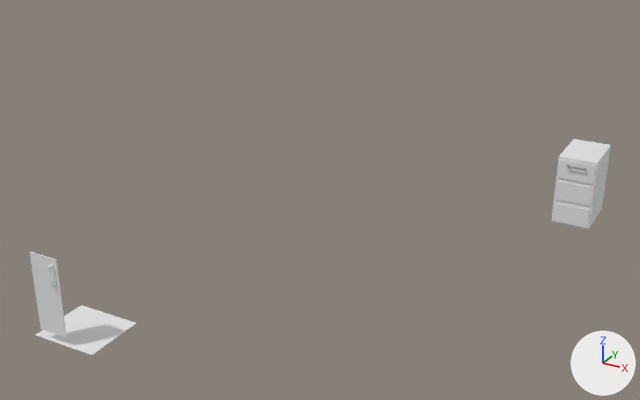
Before and after pictures for a commit that changed the Blender file @ Modelos/Gabinetes.blend.
Both versions are drawn from a 50 mm camera at (2.12, -7.33, 4.3) aimed at (-1.97, 0.1, 0.59). Arrows for +X, +Y and +Z are at lower right; the lights stay in place. The older version comes first.

Names of what the first picture shows: 'HandleBackup.003', 'PisoBackup', 'PisoBackup.001', 'PisoBackup.002', 'PisoBackup.003', 'PisoBackup.004', 'PuertaBackup' and 1 more.
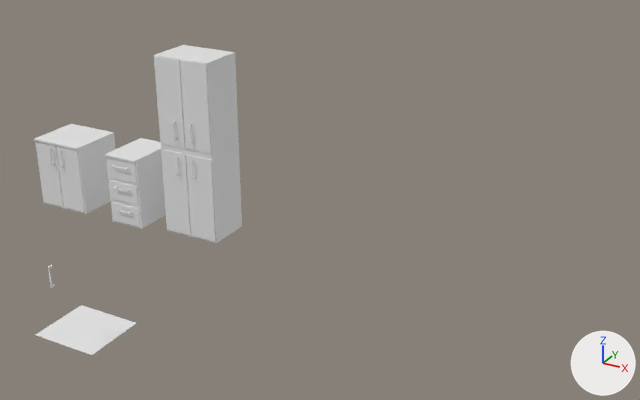
Commit message: Modelado de Gabinetes

Patch to the scene script:
```diff
--- a/@ Modelos/Gabinetes.blend.py
+++ b/@ Modelos/Gabinetes.blend.py
@@ ob_depuertas @@
 ob_depuertas = bpy.data.objects.new('DePuertas', me_plane)
-ob_depuertas.location = (-3.5, 1.7, 0.0)
-ob_depuertas.hide_set(True)
+ob_depuertas.location = (-5.13, -0.1, 0.0)
@@ ob_puertap_r @@
 ob_puertap_r.location = (0.0, 0.0, 0.0)
-ob_puertap_r.hide_set(True)
@@ ob_puertap_l @@
 ob_puertap_l.location = (0.0, 0.0, 0.0)
-ob_puertap_l.hide_set(True)
@@ ob_alacena @@
 ob_alacena = bpy.data.objects.new('Alacena', me_plane_009)
-ob_alacena.location = (-2.6, 1.7, 0.0)
+ob_alacena.location = (-3.36, -0.09, 0.0)
 ob_alacena.scale = (0.335, 0.25, 1.0)
-ob_alacena.hide_set(True)
@@ ob_puertaa_bl @@
 ob_puertaa_bl.scale = (1.07, 1.25, 1.0)
-ob_puertaa_bl.hide_set(True)
@@ ob_puertaa_br @@
 ob_puertaa_br.scale = (1.07, 1.25, 1.0)
-ob_puertaa_br.hide_set(True)
@@ ob_puertaa_ul @@
 ob_puertaa_ul.scale = (1.07, 1.25, 1.0)
-ob_puertaa_ul.hide_set(True)
@@ ob_puertaa_ur @@
 ob_puertaa_ur.scale = (1.07, 1.25, 1.0)
-ob_puertaa_ur.hide_set(True)
@@ ob_puertabackup @@
-ob_puertabackup = bpy.data.objects.new('PuertaBackup', me_plane_004)
@@ ob_pisobackup_001 @@
-ob_pisobackup_001 = bpy.data.objects.new('PisoBackup.001', me_plane_018)
@@ ob_pisobackup_002 @@
 ob_pisobackup_002 = bpy.data.objects.new('PisoBackup.002', me_plane_020)
-ob_pisobackup_002.location = (0.02, 2.0, 0.51)
+ob_pisobackup_002.parent = ob_cajonerachica
+ob_pisobackup_002.location = (-0.18, -0.3, 0.51)
@@ ob_pisobackup_003 @@
 ob_pisobackup_003 = bpy.data.objects.new('PisoBackup.003', me_plane_021)
-ob_pisobackup_003.location = (0.02, 2.0, 0.77)
+ob_pisobackup_003.parent = ob_cajonerachica
+ob_pisobackup_003.location = (-0.18, -0.3, 0.77)
@@ ob_pisobackup_004 @@
 ob_pisobackup_004 = bpy.data.objects.new('PisoBackup.004', me_plane_022)
-ob_pisobackup_004.location = (0.02, 2.0, 0.24)
+ob_pisobackup_004.parent = ob_cajonerachica
+ob_pisobackup_004.location = (-0.18, -0.3, 0.24)
@@ ob_handlebackup_003 @@
 ob_handlebackup_003 = bpy.data.objects.new('HandleBackup.003', me_plane_025)
-ob_handlebackup_003.location = (0.11, 1.95, 0.72)
+ob_handlebackup_003.parent = ob_cajonerachica
+ob_handlebackup_003.location = (-0.09, -0.35, 0.46)
 ob_handlebackup_003.rotation_euler = (3.142, 0.0, 1.571)  # degrees (180, 0, 90)
@@ ob_handlebackup_001 @@
 ob_handlebackup_001 = bpy.data.objects.new('HandleBackup.001', me_plane_025)
-ob_handlebackup_001.location = (0.11, 1.95, 0.72)
+ob_handlebackup_001.parent = ob_cajonerachica
+ob_handlebackup_001.location = (-0.09, -0.35, 0.19)
 ob_handlebackup_001.rotation_euler = (3.142, 0.0, 1.571)  # degrees (180, 0, 90)
@@ ob_cajonerachica @@
+ob_cajonerachica = bpy.data.objects.new('CajoneraChica', me_plane_018_1)  # 28 vertices, 23 faces; spans x -0.2..0.225, y -0.3..0.3, z 0.0..0.8
+ob_cajonerachica.location = (-4.2, -0.1, 0.0)
@@ ob_depuertas_001 @@
+ob_depuertas_001 = bpy.data.objects.new('DePuertas.001', me_plane_023)  # 16 vertices, 10 faces; spans x -0.335..0.335, y -0.31..0.31, z -0.01..0.01; in mat_metal (its picture is missing)
+ob_depuertas_001.parent = ob_depuertas
+ob_depuertas_001.location = (-5.135, -0.11, 0.81)
@@ ob_tapacc @@
+ob_tapacc = bpy.data.objects.new('TapaCC', me_plane_019)  # a box spanning x -0.213..0.212, y -0.335..0.285, z -0.01..0.01
+ob_tapacc.parent = ob_cajonerachica
+ob_tapacc.location = (0.0125, 0.015, 0.81)
@@ ob_handlecc_u @@
+ob_handlecc_u = bpy.data.objects.new('HandleCC_U', me_plane_025)
+ob_handlecc_u.parent = ob_cajonerachica
+ob_handlecc_u.location = (-0.09, -0.35, 0.72)
+ob_handlecc_u.rotation_euler = (3.142, 0.0, 1.571)  # degrees (180, 0, 90)
+ob_handlecc_u.scale = (0.02, 0.1, 0.1)
```

Pixel boxes [x1, y1, x2, y2] of what changed, in the pictures (640 x 400 px):
'Alacena', shown
    after: [154, 45, 242, 243]
'PuertaA_UR', shown
    after: [180, 60, 211, 154]
'PuertaA_UL', shown
    after: [154, 56, 185, 148]
'DePuertas', shown
    after: [35, 134, 116, 214]
'CajoneraChica', added
    after: [106, 150, 166, 229]
'PisoBackup.001', deleted
    before: [551, 139, 611, 229]
'PuertaA_BR', shown
    after: [186, 155, 216, 242]
'PuertaBackup', deleted
    before: [30, 252, 67, 337]
'PuertaA_BL', shown
    after: [161, 149, 191, 235]
'PuertaP_R', shown
    after: [57, 147, 85, 212]
'DePuertas.001', added
    after: [34, 124, 114, 150]
'PisoBackup.003', moved
    before: [558, 159, 596, 184]
    after: [107, 159, 136, 183]
'PisoBackup.002', moved
    before: [556, 181, 593, 206]
    after: [109, 180, 138, 205]
'PuertaP_L', shown
    after: [36, 142, 63, 207]
'PisoBackup.004', moved
    before: [553, 203, 589, 228]
    after: [112, 202, 140, 227]
'TapaCC', added
    after: [105, 138, 161, 163]
'HandleBackup.003', moved
    before: [567, 165, 586, 170]
    after: [114, 186, 130, 192]
'HandleA_UR', now drawn
    after: [189, 124, 193, 143]
'HandleA_BR', now drawn
    after: [191, 160, 195, 179]
'HandleA_UL', now drawn
    after: [172, 121, 177, 140]
'HandleA_BL', now drawn
    after: [175, 157, 179, 175]
'HandleBackup.001', moved (not visible before)
    after: [116, 208, 132, 214]
'HandleP_L', now drawn
    after: [49, 148, 54, 165]
'HandleP_R', now drawn
    after: [58, 150, 63, 167]
'HandleCC_U', added
    after: [111, 165, 128, 170]
